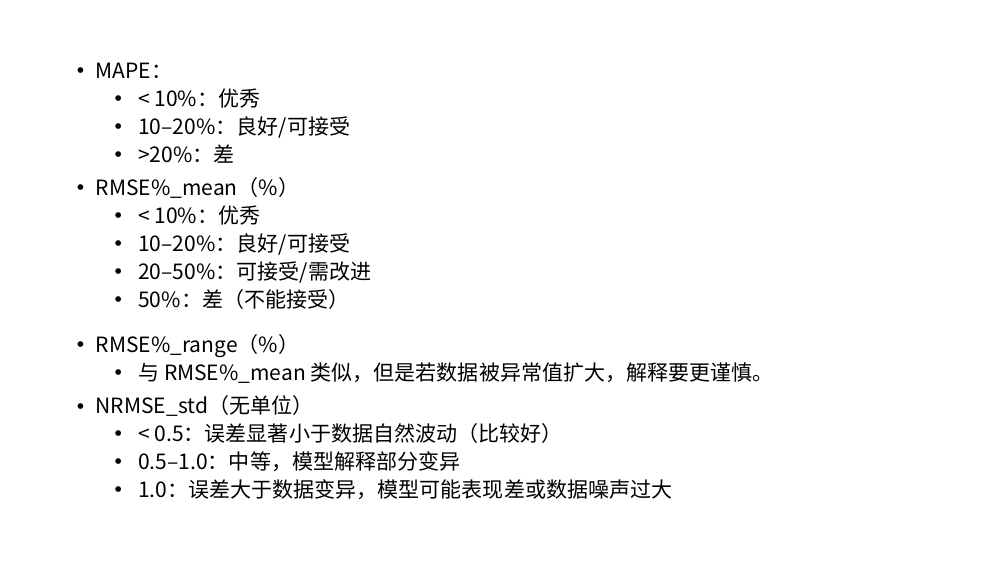
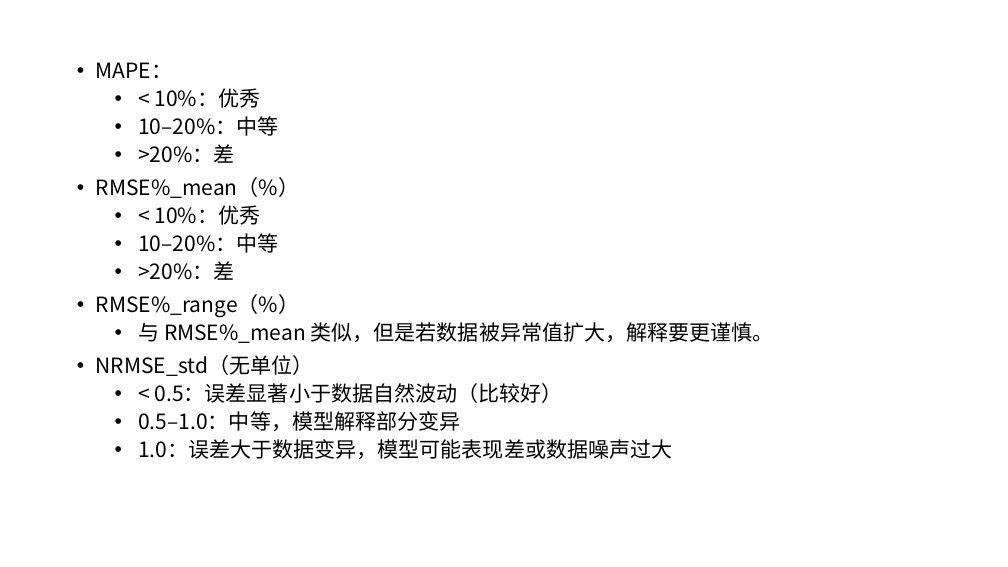
Before and after one commit to AE-26710/Time-Prediction, a slide deck: slide 4 of R5.pptx. Drawn at 1008x567 pixels with LibreOffice and Linux fonts; fonts in the diff are those of the drawing. Boxes give left, top, right and bottom in pixels: in the first picture for what was removed or moved away, otherwise in the second. Text is boxed around its words. In the diff, an @@ line names an element or a change of style, - is before the commit and + after.

```diff
--- a/R5.pptx
+++ b/R5.pptx
@@ text at <box>138,116,278,136</box>: text changed @@
-  • 10–20%：良好/可接受
+  • 10–20%：中等
@@ text at <box>138,233,278,280</box>: text changed @@
-  • 10–20%：良好/可接受
-  • 20–50%：可接受/需改进
-  • 50%：差（不能接受）
+  • 10–20%：中等
+  • >20%：差
```
Also in this commit, not shown: 22 other slides changed, 17 slides added, 1 other file.
